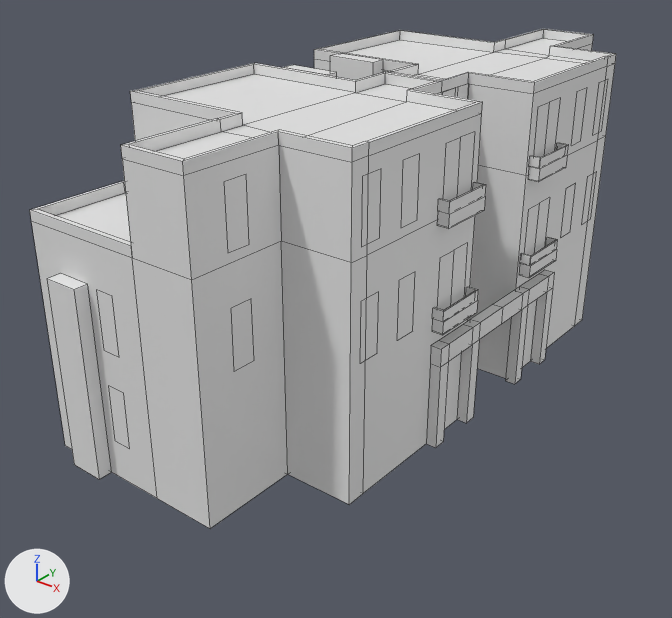
An edit to the FBX model src/Assets/3D Assets/Models/SH_2.fbx, drawn before and after from the same camera.
The view is the same before and after, from a camera (50 mm lens) standing at (39.5, -58.6, 16.6) and looking at (-3.4, -5.0, -16.6). Every picture has the same lights, and +X, +Y and +Z are marked at lower left. Mesh edges are drawn as thin lines. Materials are left out; every surface is plain grey.

The scene before the commit, as lines of its bpy script (objects in view):
```python
me_cube_001 = bpy.data.meshes.new('Cube.001')
me_cube_001.from_pydata(...)  # 916 vertices, 704 faces; spans x -13.7..9.0, y -26.8..26.8, z -23.0..1.9
# faces by material slot: [152, 68, 484]
me_cube_001.materials.append(mat_concrete030)
me_cube_001.materials.append(mat_plastic005)
me_cube_001.materials.append(mat_concrete034)
ob_sh_2_main = bpy.data.objects.new('SH 2 Main', me_cube_001)
ob_sh_2_main.location = (0.0, 0.0, 0.0)
```
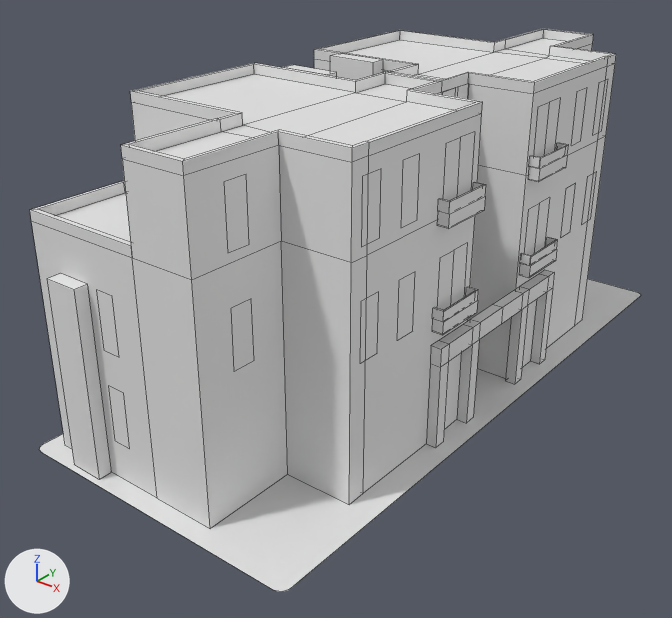
Changed parts and their boxes (x1, y1, x2, y2) in the pictures (672 x 618 px):
'SH 2 Main', reshaped (13% taller): before (30, 29, 616, 528); after (30, 29, 641, 591)
part 1 of me_cube_001, added: after (39, 279, 641, 591)

Edits to the bpy script that builds the scene:
```text
Change me_cube_001:
    used by ob_sh_2_main; location = (0.0, 0.0, 0.0)
    remove me_cube_001.from_pydata(...)  # 916 vertices, 704 faces; spans x -13.7..9.0, y -26.8..26.8, z -23.0..1.9
    add me_cube_001.from_pydata(...)  # 944 vertices, 705 faces; spans x -14.2..10.3, y -27.3..27.3, z -23.0..1.9
    me_cube_001 part 1: a new loose piece of 28 vertices spanning x -14.2..10.3, y -27.3..27.3, z -23.0
```
